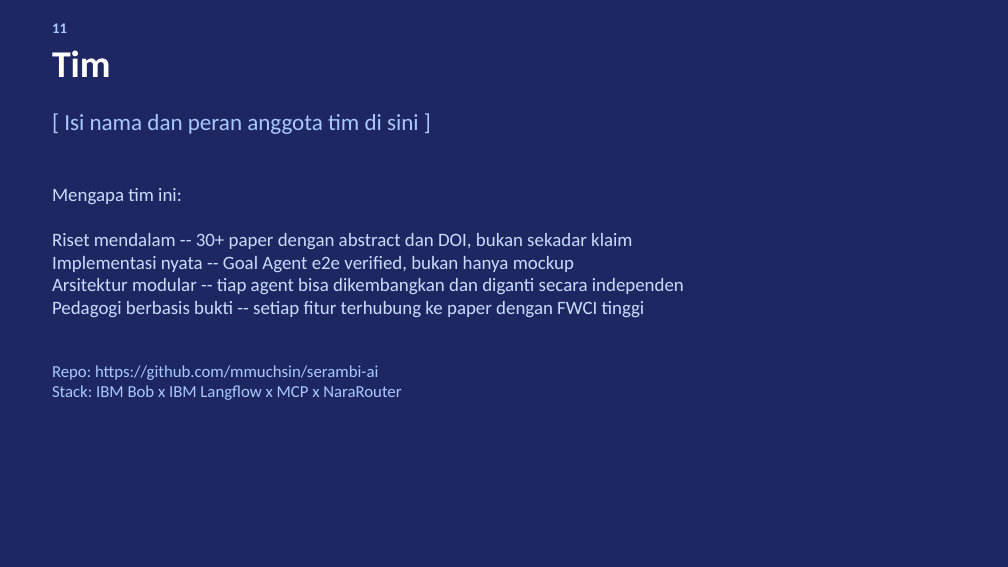
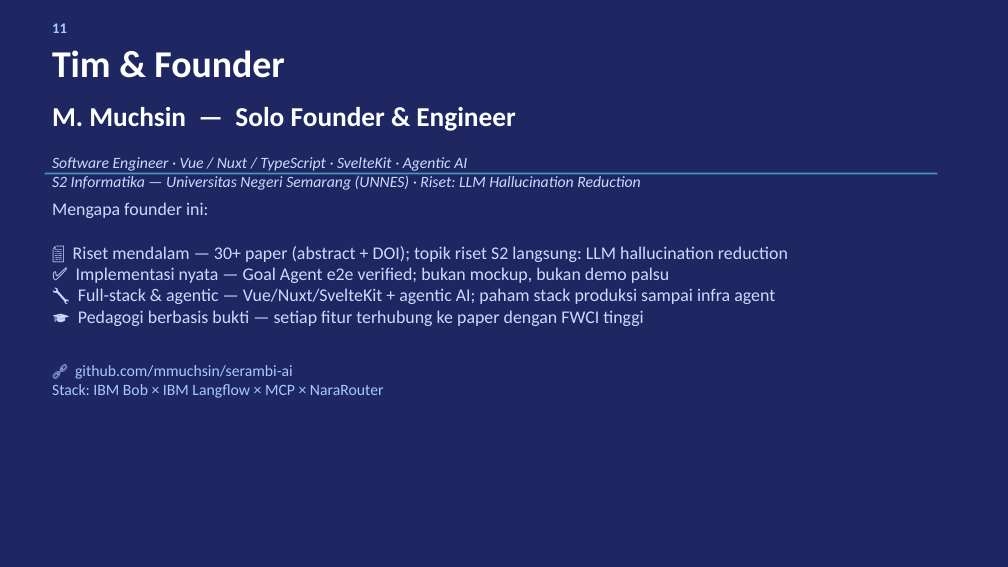
Before and after one commit to mmuchsin/serambi-ai, a slide deck: slide 11 of slides/serambi-pitch-deck.pptx. Drawn at 1008x567 pixels with LibreOffice and Linux fonts; fonts in the diff are those of the drawing. Boxes give left, top, right and bottom in pixels: in the first picture for what was removed or moved away, otherwise in the second. Text is boxed around its words. In the diff, an @@ line names an element or a change of style, - is before the commit and + after.

Commit message:
chore(slides): optimize pitch deck all slides + fill team slide
- All 11 slides: visual hierarchy, emoji-prefixed bullets, accent bars,
  tighter copy, separator rules
- Slide 11: filled team placeholder — M. Muchsin, solo founder;
  added bio card (stack, S2 UNNES, LLM hallucination research)
- .gitignore: add .bob/skills/ and .bob/tmp/ to prevent ephemeral
  Bob runtime artefacts from being tracked

```diff
--- a/slides/serambi-pitch-deck.pptx
+++ b/slides/serambi-pitch-deck.pptx
@@ text at [52, 50, 284, 78]: text changed @@
-Tim
+Tim & Founder
@@ text at [52, 107, 515, 131]: text changed; size 22 to 26 pt; text colour #A8C8FF to #FFFFFF; bold on @@
-[ Isi nama dan peran anggota tim di sini ]
+M. Muchsin — Solo Founder & Engineer
@@ rectangle added at [45, 172, 938, 174], fill #4499BB @@
@@ text added at [52, 157, 640, 190], 15 pt, text #C8DCFF, italic @@
+Software Engineer · Vue / Nuxt / TypeScript · SvelteKit · Agentic AI
+S2 Informatika — Universitas Negeri Semarang (UNNES) · Riset: LLM Hallucination Reduction
@@ text at [52, 202, 788, 326]: text changed; size 18 to 17 pt @@
-Mengapa tim ini:
-Riset mendalam -- 30+ paper dengan abstract dan DOI, bukan sekadar klaim
-Implementasi nyata -- Goal Agent e2e verified, bukan hanya mockup
-Arsitektur modular -- tiap agent bisa dikembangkan dan diganti secara independen
-Pedagogi berbasis bukti -- setiap fitur terhubung ke paper dengan FWCI tinggi
+Mengapa founder ini:
+📄 Riset mendalam — 30+ paper (abstract + DOI); topik riset S2 langsung: LLM hallucination reduction
+✅ Implementasi nyata — Goal Agent e2e verified; bukan mockup, bukan demo palsu
+🔧 Full-stack & agentic — Vue/Nuxt/SvelteKit + agentic AI; paham stack produksi sampai infra agent
+🎓 Pedagogi berbasis bukti — setiap fitur terhubung ke paper dengan FWCI tinggi
@@ text at [52, 365, 384, 398]: text changed; size 16 to 15 pt @@
-Repo: https://github.com/mmuchsin/serambi-ai
-Stack: IBM Bob x IBM Langflow x MCP x NaraRouter
+🔗 github.com/mmuchsin/serambi-ai
+Stack: IBM Bob × IBM Langflow × MCP × NaraRouter
```
Also in this commit, not shown: 9 other slides changed, 1 other file.
